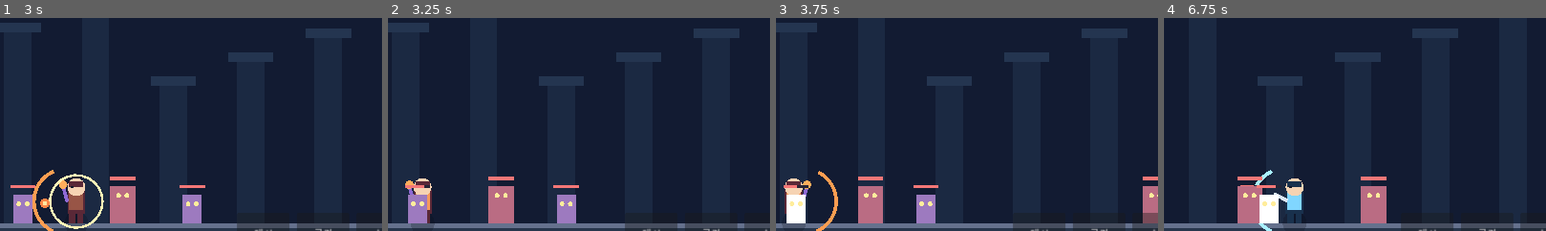
Above: before the commit, frames 1-4 (left to right).
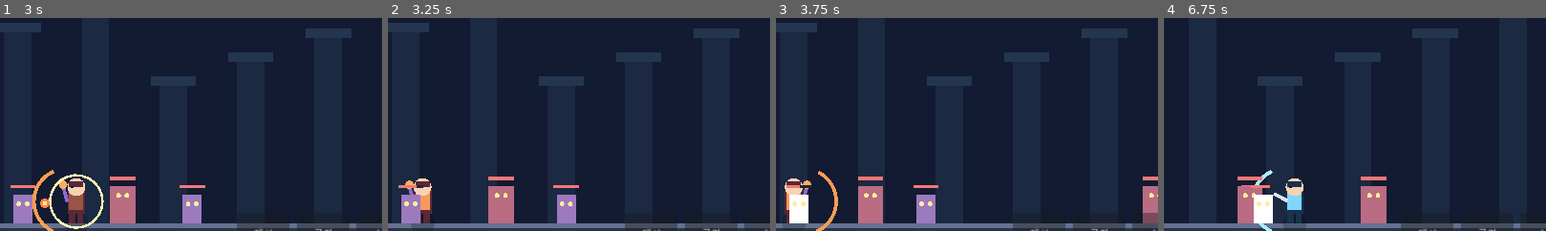
Above: after the commit, the same moments.

Repository: ogw07222-tech/eclipse
Game: Godot game, scene res://scenes/main.tscn
Two runs of this game, one before a commit and one after it. Both use one fixed random seed, a clock stepped at 60 frames per second and the inputs below.
Inputs:
- Up to frame 1 (3 s): click "◀" at 0.5 s; hold D (right) 1.28-2.78 s; tap J (attack) at 1.35 s; tap Space (jump) at 1.52, 2.27 s; tap Shift (dash) at 2.1 s; hold A (left) from 2.78 s (still down); tap L (swap) at 2.85 s
- Up to frame 2 (3.25 s): keep holding A (left)
- Up to frame 3 (3.75 s): release A (left) at 3.53 s; hold D (right) from 3.53 s (still down); tap Z at 3.6 s
- Up to frame 4 (6.75 s): tap Space (jump) at 3.77, 4.52, 5.27 s; tap X at 4.35 s; release D (right) at 5.03 s; hold A (left) 5.03-5.78 s; tap C at 5.1 s; hold D (right) 5.78-6.53 s; tap Tab at 5.85 s; hold A (left) from 6.53 s (still down); tap J (attack) at 6.6 s
The pictures show only the part of the screen within x 32-82%, y 33-83%; the shares and areas given below are measured in that part.

Frame 1 is identical in both runs. In frame 2, 0.6% of the frame differs, in the area x 2-11%, y 78-97%; in frame 3, 0.3%; in frame 4, 0.5%.

Commit message:
feat: add enemy hit knockback

Diff:
--- a/scripts/enemy.gd
+++ b/scripts/enemy.gd
@@ -12,6 +12,7 @@
 var bleed_tick := 0.0
 var reaction_flash := 0.0
 var hit_flash := 0.0
+var knockback_velocity := 0.0
 var is_dead := false
 var type_id := 0
 var player: EclipsePlayer
@@ -40,6 +41,7 @@
     return
   attack_timer = maxf(0.0, attack_timer - delta)
   hit_flash = maxf(0.0, hit_flash - delta)
+  knockback_velocity = move_toward(knockback_velocity, 0.0, 650.0 * delta)
   reaction_flash = maxf(0.0, reaction_flash - delta)
   if bleed_timer > 0.0:
     bleed_timer = maxf(0.0, bleed_timer - delta)
@@ -58,6 +60,7 @@
       if attack_timer <= 0.0 and absf(player.global_position.y - global_position.y) < 70.0:
         player.take_damage(attack_damage)
         attack_timer = 1.3 if type_id == 0 else 1.8
+  velocity.x += knockback_velocity
   velocity.y += 1150.0 * delta
   move_and_slide()
   queue_redraw()
@@ -73,6 +76,8 @@
   if apply_bleed:
     bleed_timer = 4.5
     bleed_tick = 0.0
+  if is_instance_valid(player):
+    knockback_velocity = (1.0 if global_position.x >= player.global_position.x else -1.0) * (210.0 if reaction_flash > 0.0 else 135.0)
   apply_damage(final_damage)
 
 func apply_damage(amount: int) -> void:
